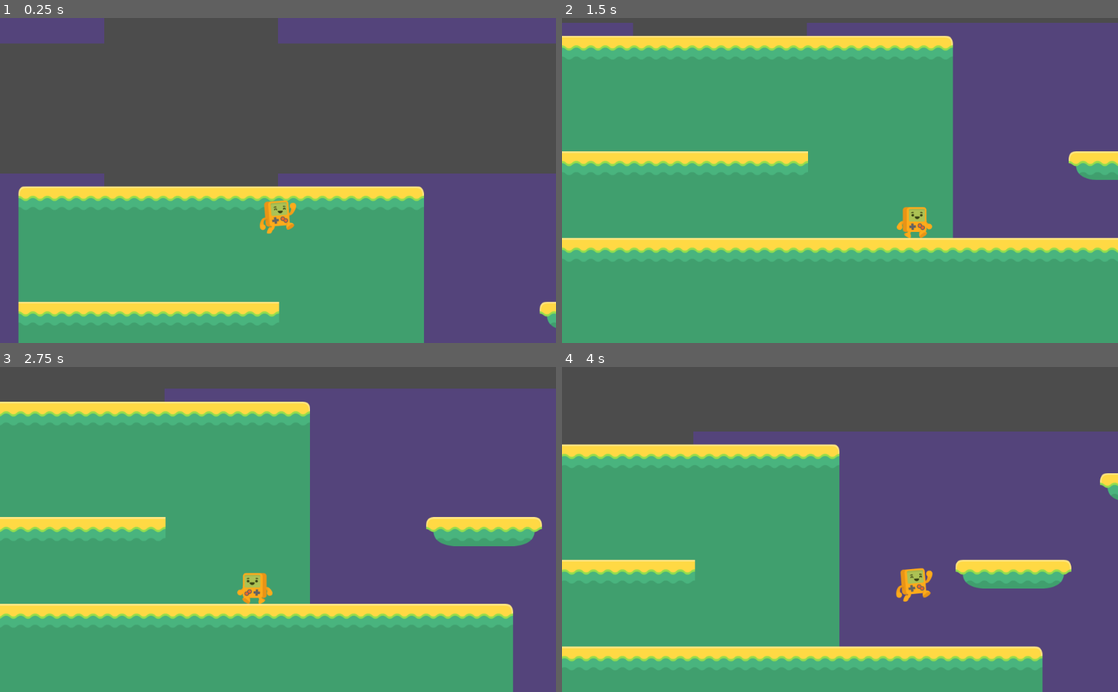
Above: before the commit, frames 1-4 (two rows, left to right).
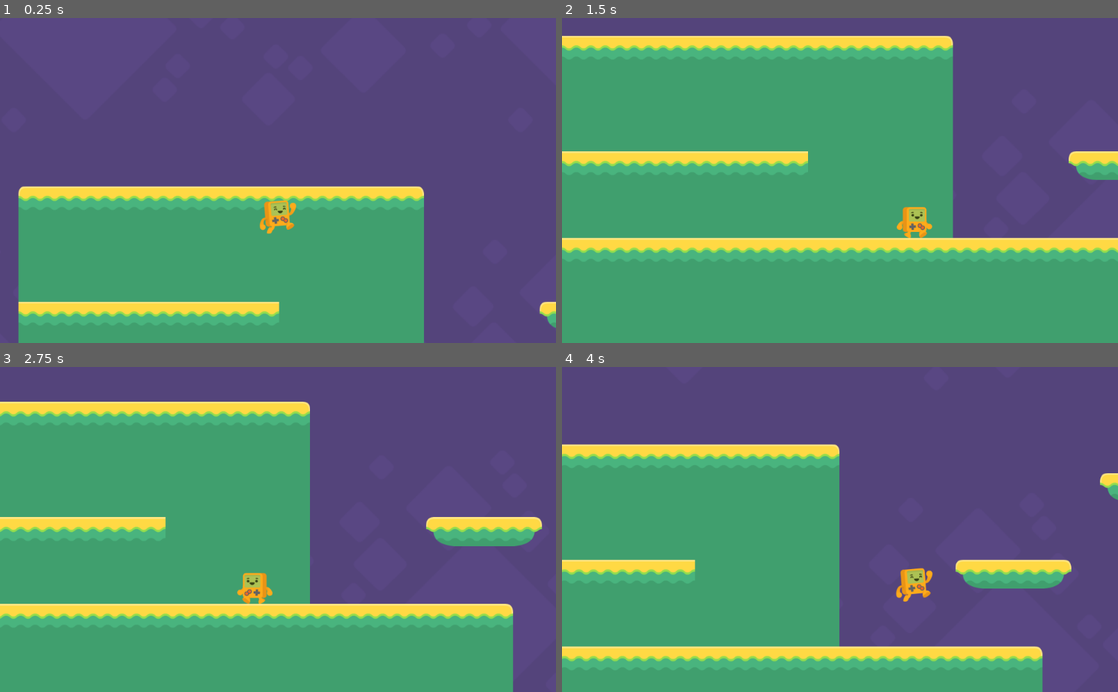
Above: after the commit, the same moments.

Repository: nkpresh/platforme-Game
Game: Godot game, scene res://Level1.tscn
Same seed, same stepped clock (60 frames per second), same inputs: the game is played once before the commit and once after it.
Inputs:
- Up to frame 1 (0.25 s): no input
- Up to frame 2 (1.5 s): hold Right (right) from 0.53 s (still down); tap Up (jump) at 0.77 s
- Up to frame 3 (2.75 s): tap Up (jump) at 1.52 s; release Right (right) at 2.03 s; hold Left (left) from 2.03 s (still down)
- Up to frame 4 (4 s): release Left (left) at 2.78 s; hold Right (right) from 2.78 s (still down); tap Up (jump) at 3.02, 3.77 s

The runs differ from the first frame. In frame 1, 44% of the frame differs, in the area x 0-100%, y 0-52%; in frame 2, 2.8%; in frame 3, 7.8%; in frame 4, 21%.

Commit message:
still working

Diff:
--- a/Level1.tscn
+++ b/Level1.tscn
@@ -1,9 +1,10 @@
-[gd_scene load_steps=7 format=2]
+[gd_scene load_steps=8 format=2]
 
 [ext_resource path="res://world_tileset.tres" type="TileSet" id=1]
 [ext_resource path="res://steve.tscn" type="PackedScene" id=2]
 [ext_resource path="res://pass_throughTilest.tres" type="TileSet" id=3]
 [ext_resource path="res://assets/background/background/set2_background.png" type="Texture" id=4]
+[ext_resource path="res://assets/background/background/set2_tiles.png" type="Texture" id=5]
 
 [sub_resource type="RectangleShape2D" id=1]
 extents = Vector2( 288, 32 )
@@ -56,10 +57,18 @@
 [node name="ParallaxBackground" type="ParallaxBackground" parent="."]
 
 [node name="Purple Sky" type="ParallaxLayer" parent="ParallaxBackground"]
-motion_mirroring = Vector2( 1664, 1248 )
+motion_mirroring = Vector2( 1280, 960 )
 
 [node name="Sprite" type="Sprite" parent="ParallaxBackground/Purple Sky"]
 position = Vector2( 61.4306, -28.4678 )
 scale = Vector2( 2, 2 )
 texture = ExtResource( 4 )
 centered = false
+
+[node name="nearby Blocks" type="ParallaxLayer" parent="ParallaxBackground"]
+motion_mirroring = Vector2( 1120, 840 )
+
+[node name="Sprite" type="Sprite" parent="ParallaxBackground/nearby Blocks"]
+scale = Vector2( 1.75, 1.75 )
+texture = ExtResource( 5 )
+centered = false
Not shown, added: assets/block.blend
